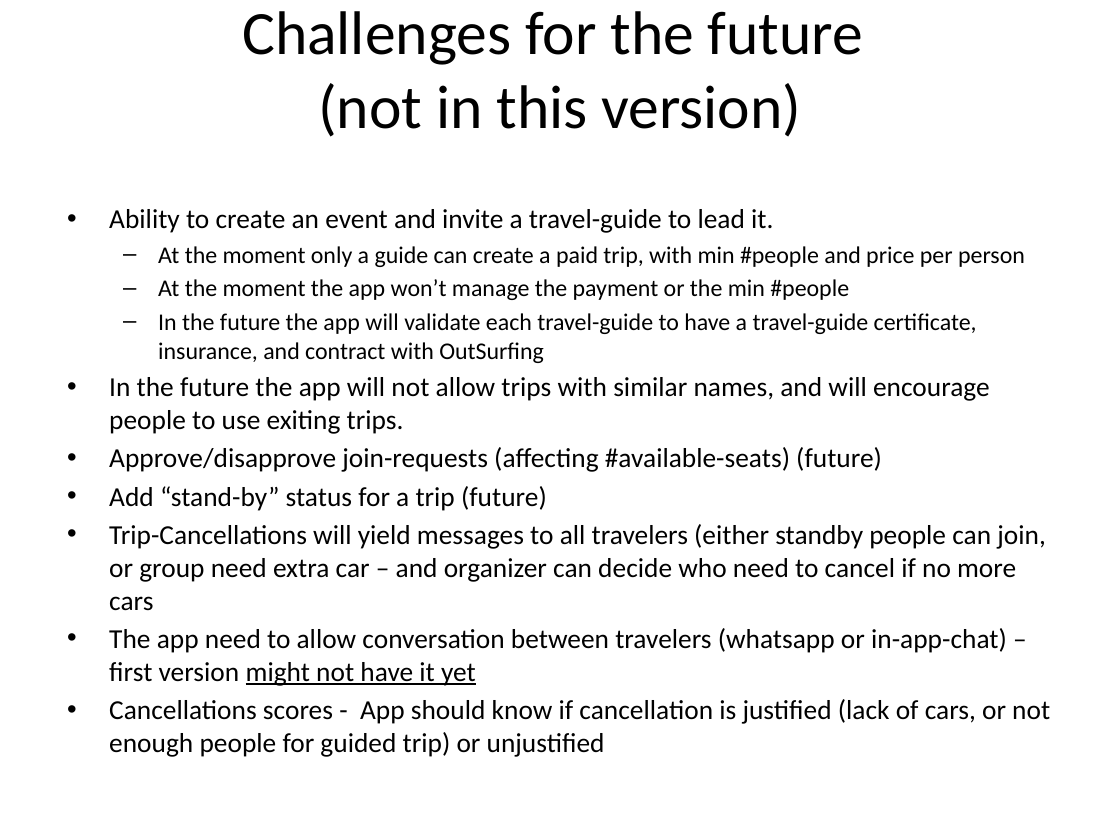
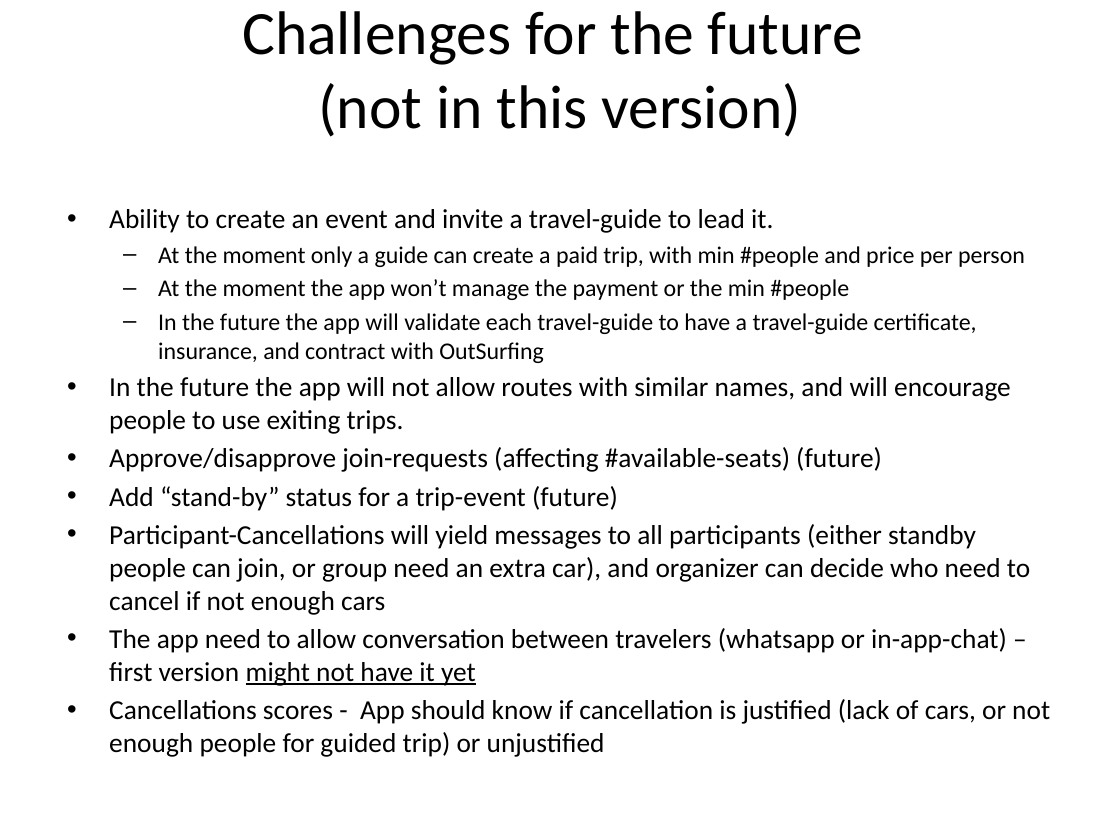
Before and after one commit to keremg/outsurfing, a slide deck: slide 11 of documents/Presentation.pptx. Drawn at 1120x840 pixels with LibreOffice and Linux fonts; fonts in the diff are those of the drawing. Boxes give left, top, right and bottom in pixels: in the first picture for what was removed or moved away, otherwise in the second. Text is boxed around its words. In the diff, an @@ line names an element or a change of style, - is before the commit and + after.

```diff
--- a/documents/Presentation.pptx
+++ b/documents/Presentation.pptx
@@ text at bbox=[109, 377, 1011, 434]: text changed @@
-• In the future the app will not allow trips with similar names, and will encourage people to use exiting trips.
+• In the future the app will not allow routes with similar names, and will encourage people to use exiting trips.
@@ text at bbox=[109, 486, 1030, 615]: text changed @@
-• Add “stand-by” status for a trip (future)
-• Trip-Cancellations will yield messages to all travelers (either standby people can join, or group need extra car – and organizer can decide who need to cancel if no more cars
+• Add “stand-by” status for a trip-event (future)
+• Participant-Cancellations will yield messages to all participants (either standby people can join, or group need an extra car), and organizer can decide who need to cancel if not enough cars
```
Also in this commit, not shown: 8 other slides changed.
